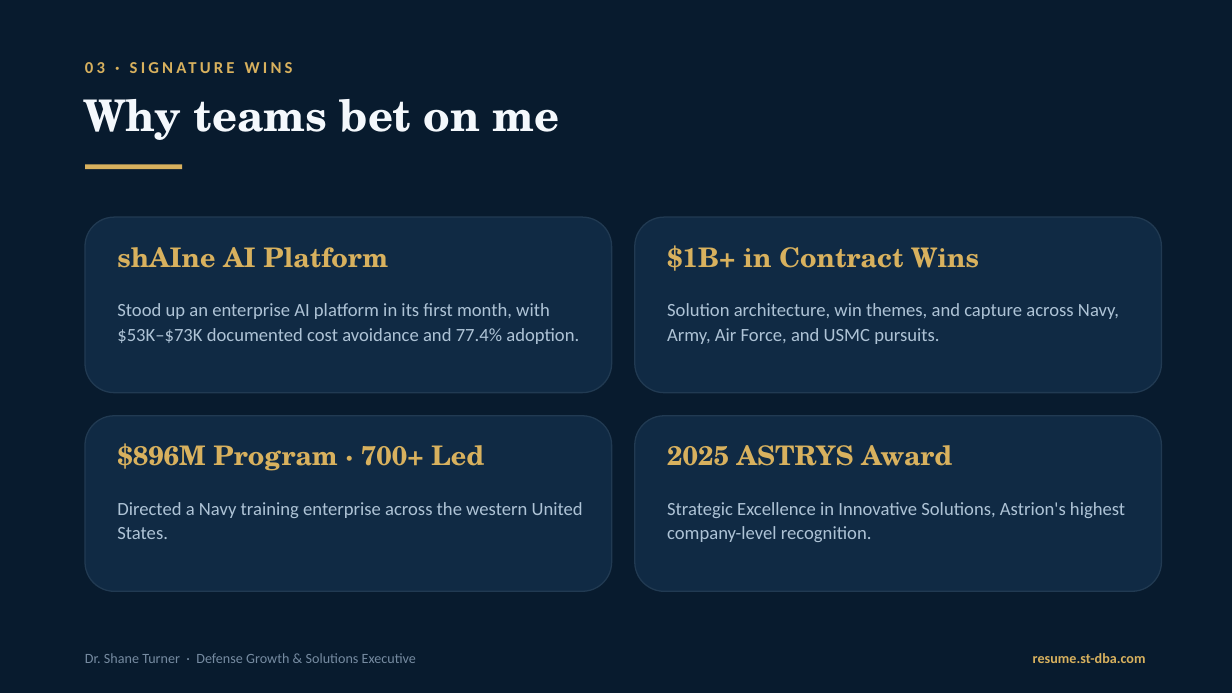
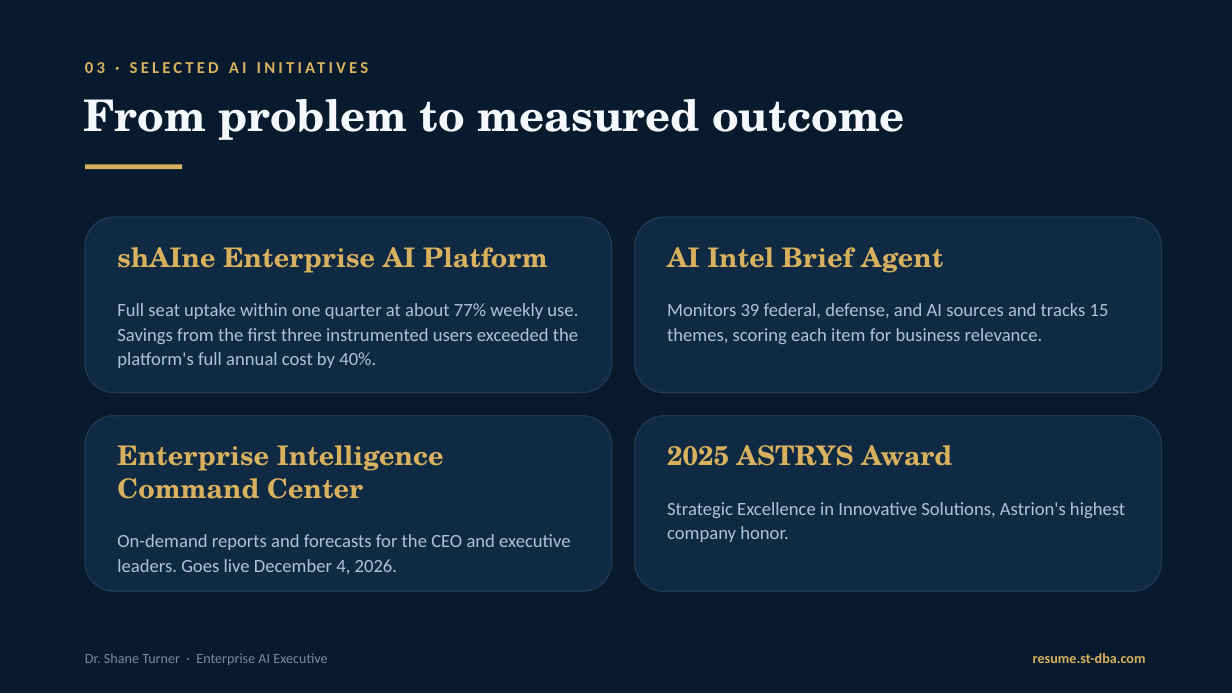
Before and after one commit to AzJester/resume, a slide deck: slide 4 of assets/Shane-Turner-Resume.pptx. Drawn at 1232x693 pixels with LibreOffice and Linux fonts; fonts in the diff are those of the drawing. Boxes give left, top, right and bottom in pixels: in the first picture for what was removed or moved away, otherwise in the second. Text is boxed around its words. In the diff, an @@ line names an element or a change of style, - is before the commit and + after.

Commit message:
Update share collateral to the Enterprise AI Executive positioning (#40)
Infographic SVGs and PNGs (dark, light, square, vertical) and the deck now carry the Enterprise AI Executive copy and the share card's look. PNGs are rendered from the SVGs with the repo's Fraunces and Inter fonts; the deck is edited in place with its existing layout and branding.

```diff
--- a/assets/Shane-Turner-Resume.pptx
+++ b/assets/Shane-Turner-Resume.pptx
@@ text at (83, 99, 905, 140): text changed @@
-Why teams bet on me
+From problem to measured outcome
@@ text at (117, 247, 548, 273): text changed @@
-shAIne AI Platform
+shAIne Enterprise AI Platform
@@ text at (667, 247, 943, 273): text changed @@
-$1B+ in Contract Wins
+AI Intel Brief Agent
@@ text at (117, 303, 578, 368): text changed @@
-Stood up an enterprise AI platform in its first month, with $53K–$73K documented cost avoidance and 77.4% adoption.
+Full seat uptake within one quarter at about 77% weekly use. Savings from the first three instrumented users exceeded the platform's full annual cost by 40%.
@@ text at (667, 303, 1109, 344): text changed @@
-Solution architecture, win themes, and capture across Navy, Army, Air Force, and USMC pursuits.
+Monitors 39 federal, defense, and AI sources and tracks 15 themes, scoring each item for business relevance.
@@ text at (927, 304, 942, 316): text changed @@
-03 · SIGNATURE WINS
+03 · SELECTED AI INITIATIVES
@@ text at (117, 445, 444, 499): text changed @@
-$896M Program · 700+ Led
+Enterprise Intelligence
+Command Center
@@ text at (667, 502, 1125, 542): text changed @@
-Strategic Excellence in Innovative Solutions, Astrion's highest company-level recognition.
+Strategic Excellence in Innovative Solutions, Astrion's highest company honor.
@@ text at (117, 534, 570, 574): text changed @@
-Directed a Navy training enterprise across the western United States.
+On-demand reports and forecasts for the CEO and executive leaders. Goes live December 4, 2026.
@@ text at (85, 653, 327, 665): text changed @@
-Dr. Shane Turner · Defense Growth & Solutions Executive
+Dr. Shane Turner · Enterprise AI Executive
```
Also in this commit, not shown: 7 other slides changed, 1 slide added, 1 slide removed, 8 other files.
